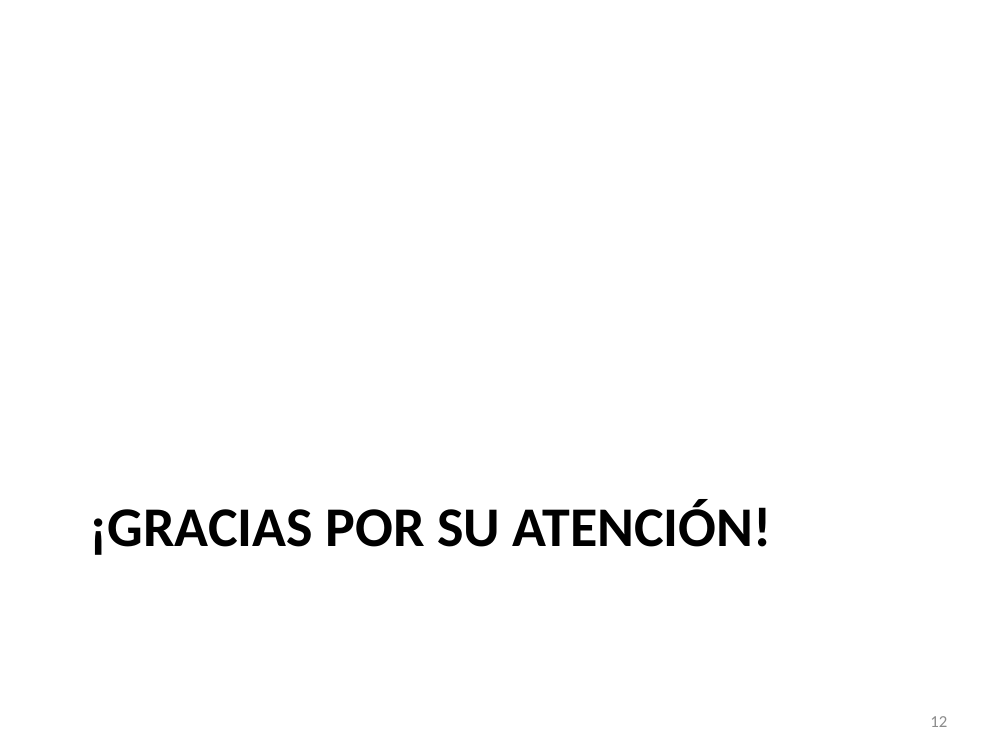
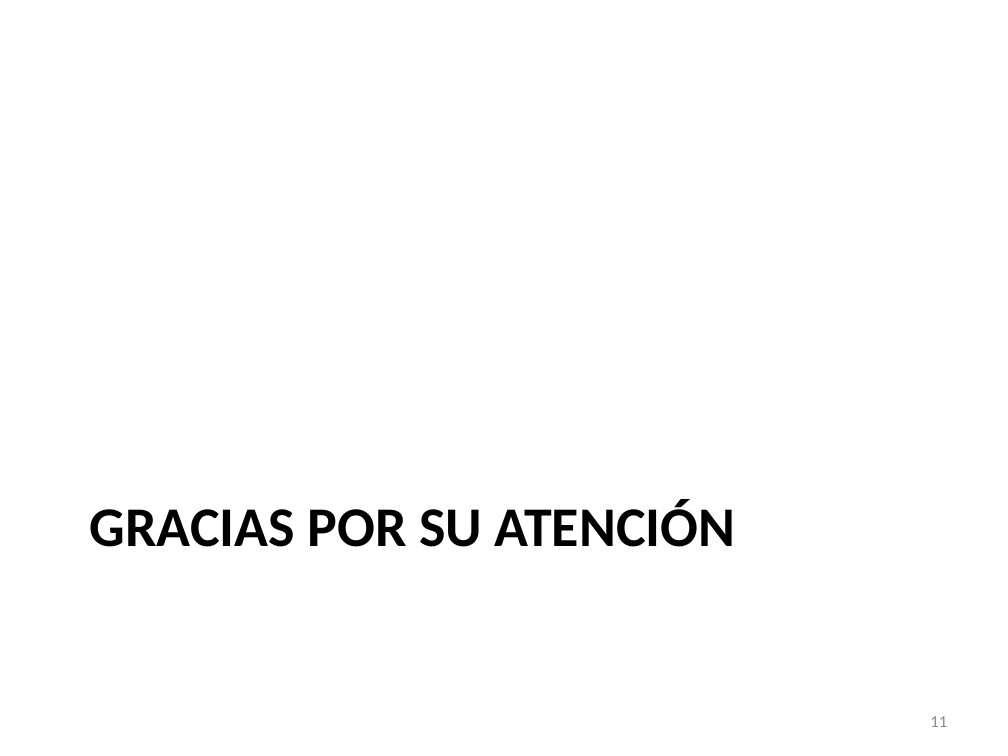
Before and after one commit to lfborjas/Lebrixen, a slide deck: slide 11 of Expo.pptx (slide 12 before the commit). Drawn at 1008x756 pixels with LibreOffice and Linux fonts; fonts in the diff are those of the drawing. Boxes give left, top, right and bottom in pixels: in the first picture for what was removed or moved away, otherwise in the second. Text is boxed around its words. In the diff, an @@ line names an element or a change of style, - is before the commit and + after.

```diff
--- a/Expo.pptx
+++ b/Expo.pptx
@@ title at bbox=[90, 500, 736, 547]: text changed @@
-¡GRACIAS POR SU ATENCIÓN!
+GRACIAS POR SU ATENCIÓN
@@ page number at bbox=[930, 716, 947, 727]: text changed @@
-12
+11
```
Also in this commit, not shown: 6 other slides changed, 4 slides added, 1 slide removed, 1 other file.
